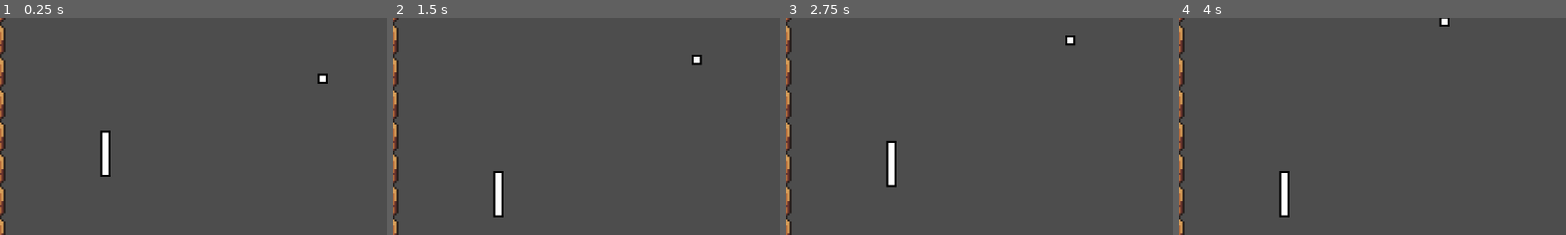
Above: before the commit, frames 1-4 (left to right).
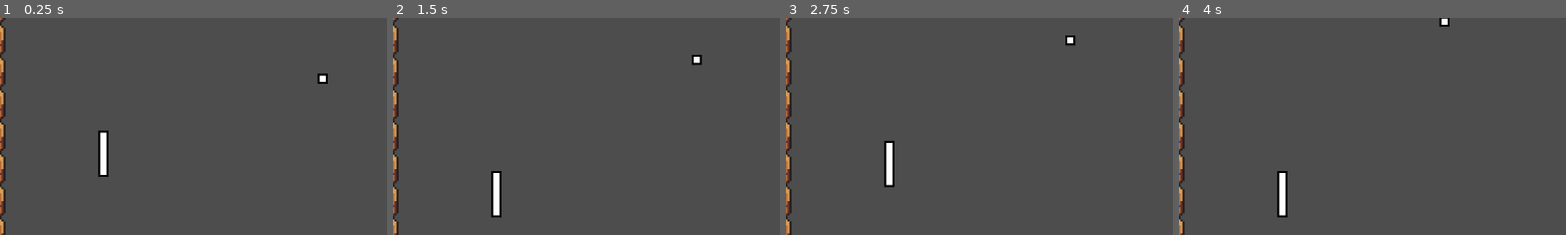
Above: after the commit, the same moments.

Repository: Juno-Joseph/Pong-Recreation
Game: Godot game, scene res://Scenes/Game.tscn
Two runs of this game, one before a commit and one after it. Both use one fixed random seed, a clock stepped at 60 frames per second and the inputs below.
Inputs:
- Up to frame 1 (0.25 s): no input
- Up to frame 2 (1.5 s): hold Up (up_arrow) 0.53-1.28 s; tap S (s) at 0.6, 1.35 s; hold Down (down_arrow) from 1.28 s (still down)
- Up to frame 3 (2.75 s): release Down (down_arrow) at 2.03 s; hold Up (up_arrow) from 2.03 s (still down); tap W (w) at 2.1 s; tap S (s) at 2.3 s
- Up to frame 4 (4 s): tap S (s) at 2.85, 3.6 s; tap Enter at 3.5 s; release Up (up_arrow) at 3.53 s; hold Down (down_arrow) from 3.53 s (still down)
The pictures show only the part of the screen within x 1-51%, y 23-73%; the shares and areas given below are measured in that part.

The runs differ from the first frame. In frame 1, 0.5% of the frame differs, in the area x 25-29%, y 51-74%; in frame 2, 0.5%, in the area x 25-29%, y 70-92%; in frame 3, 0.5%; in frame 4, 0.5%.

Commit message:
Revert "moved thing"
This reverts commit c63f1161e26beb49340619887795fea3976d6e2e.

Diff:
--- a/Scenes/Game.tscn
+++ b/Scenes/Game.tscn
@@ -377,7 +377,7 @@
 [node name="Node2D" type="Node2D"]
 
 [node name="PongStickPlayer1" parent="." instance=ExtResource("1_88vvv")]
-position = Vector2(450, 321)
+position = Vector2(449, 321)
 
 [node name="PongStickPlayer2" parent="." instance=ExtResource("1_88vvv")]
 position = Vector2(736, 320)
